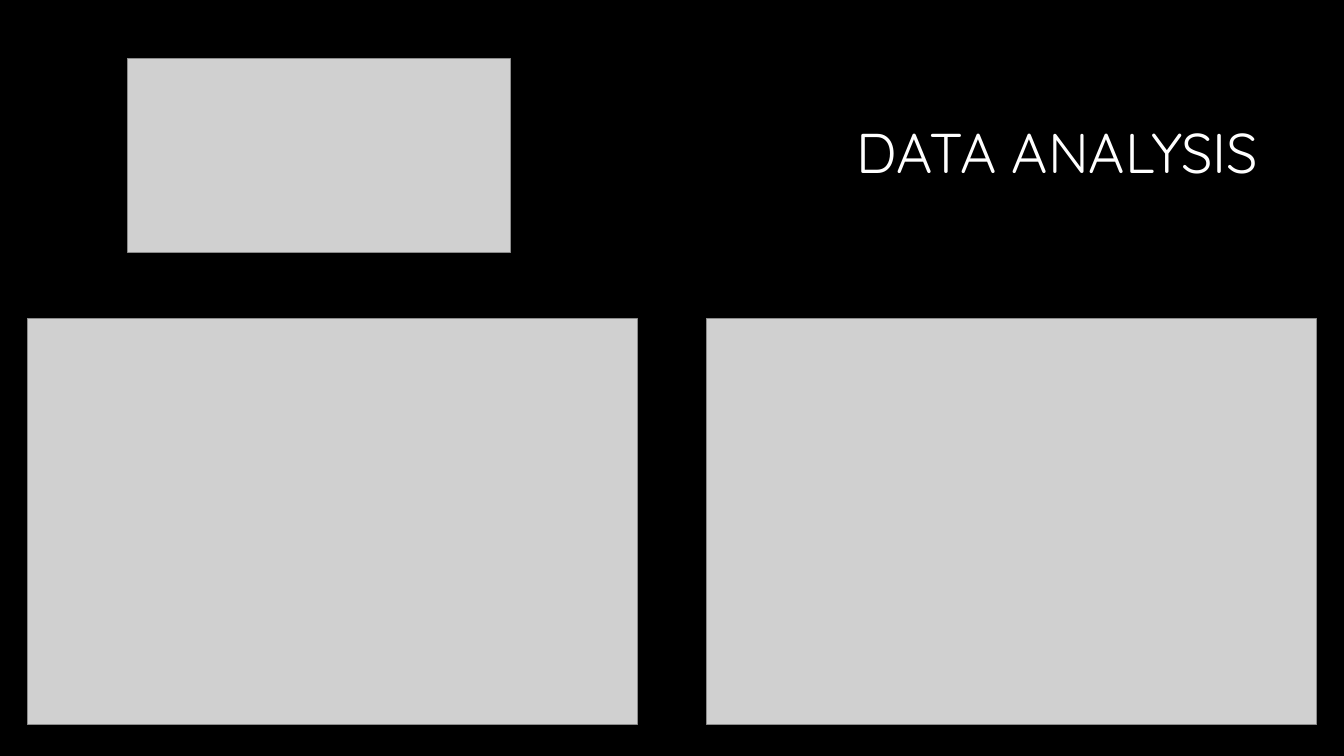
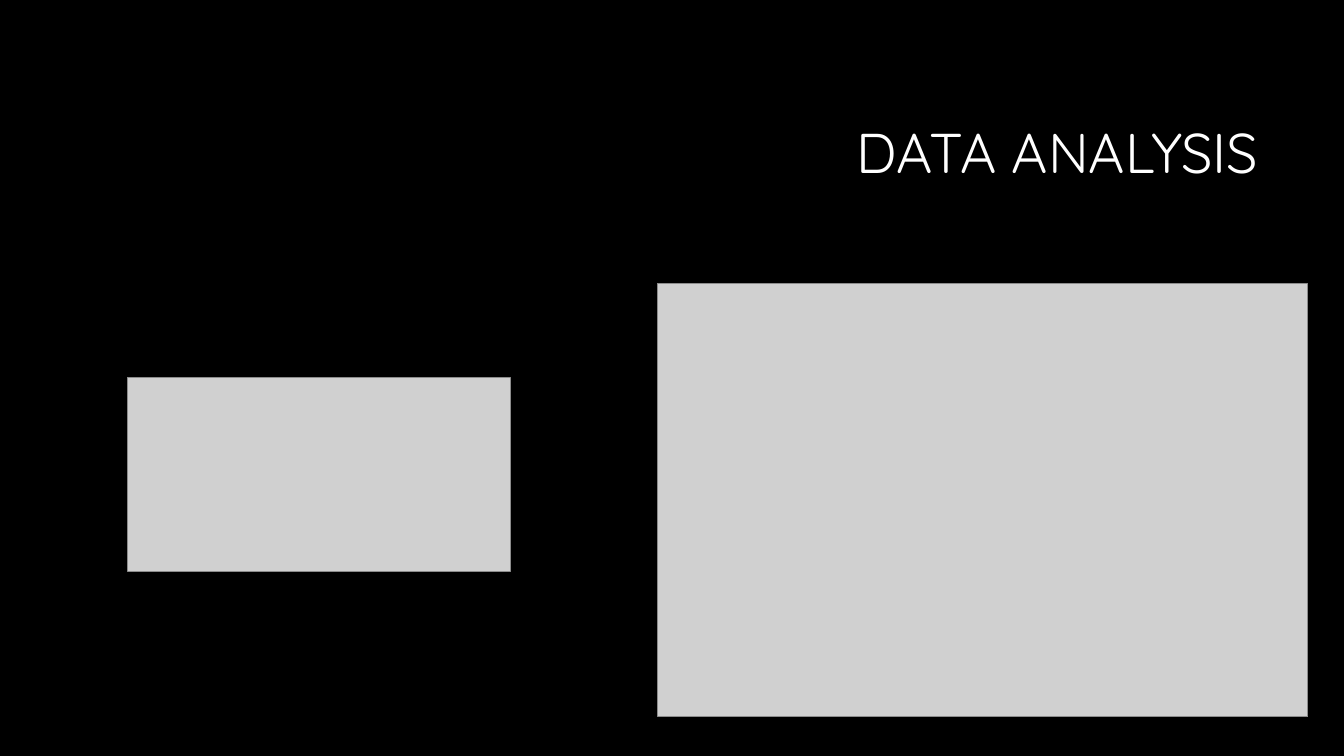
Before and after one commit to nvhabib91/project1, a slide deck: slide 6 of Presentation - Project 1.pptx (slide 9 before the commit). Drawn at 1344x756 pixels with LibreOffice and Linux fonts; fonts in the diff are those of the drawing; grey boxes stand for pictures; background and template pictures are left out. Boxes give left, top, right and bottom in pixels: in the first picture for what was removed or moved away, otherwise in the second. Text is boxed around its words. In the diff, an @@ line names an element or a change of style, - is before the commit and + after.

```diff
--- a/Presentation - Project 1.pptx
+++ b/Presentation - Project 1.pptx
@@ picture: place and size @@
-picture at box(707, 319, 1317, 725)
+picture at box(658, 283, 1309, 717)
@@ picture removed at box(27, 319, 637, 725) @@
@@ picture: place and size @@
-picture at box(128, 58, 511, 252)
+picture at box(128, 378, 511, 572)
```
Also in this commit, not shown: 7 other slides changed, 1 slide removed, 1 other file.
